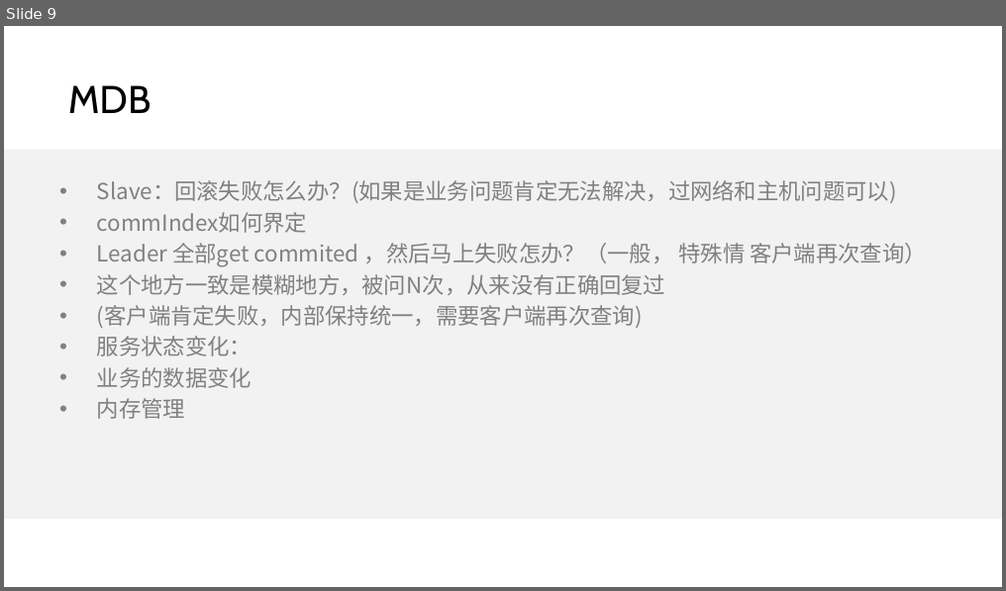
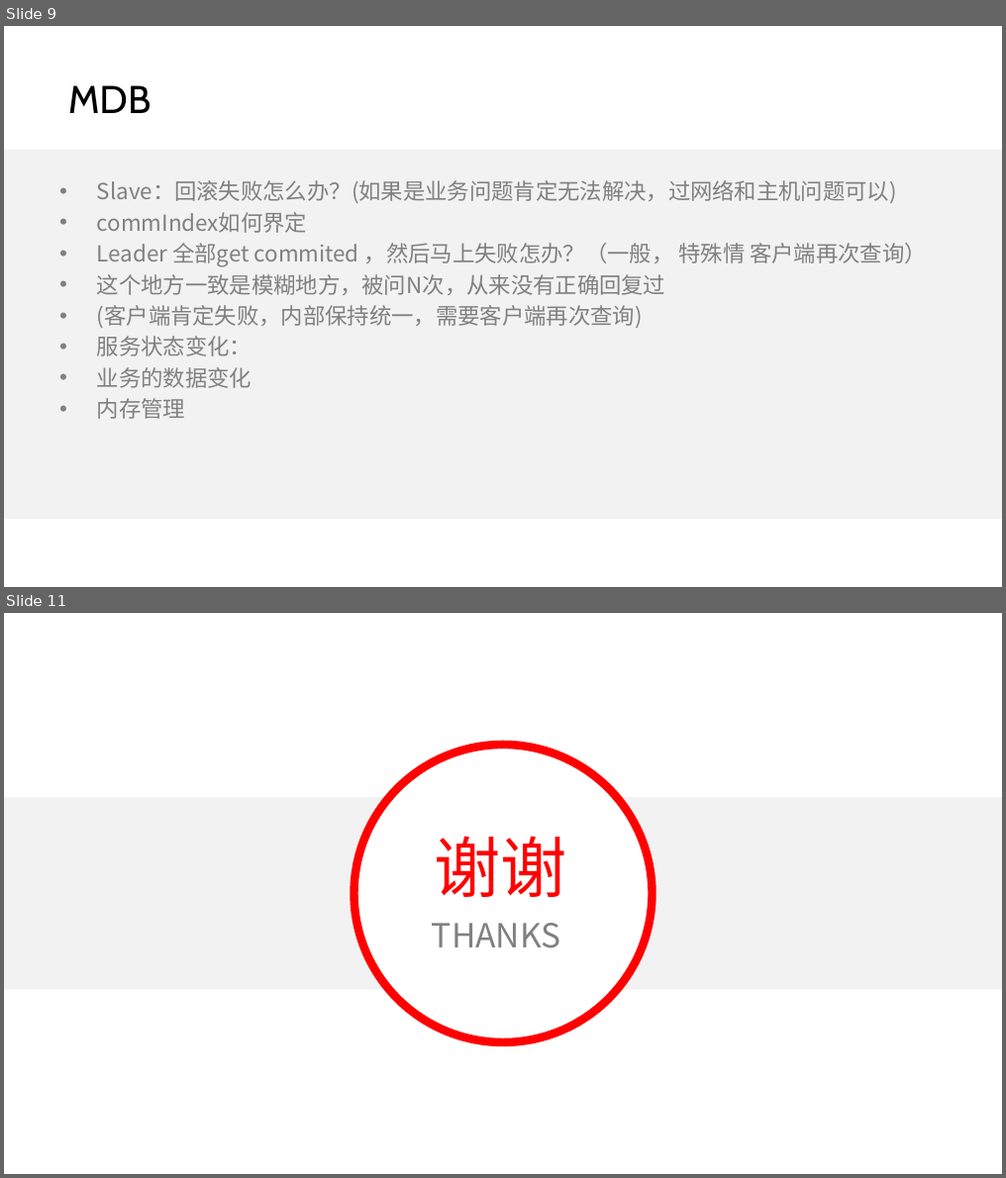
Before and after one commit to wangcy6/weekly, a slide deck: KM/ppt/项目管理_201912.pptx. Shown one above the other, each under a label of ours: slide 9 before the commit, slides 9 and 11 after it; the slides between them are not shown. The pictures are 1006x591 and 1006x1178 pixels, drawn with LibreOffice and Linux fonts; fonts in the diff are those of the drawing; background and template pictures are left out. Boxes give left, top, right and bottom in pixels: in the first picture for what was removed or moved away, otherwise in the second. Text is boxed around its words. In the diff, an @@ line names an element or a change of style, - is before the commit and + after.

```diff
--- a/KM/ppt/项目管理_201912.pptx
+++ b/KM/ppt/项目管理_201912.pptx
@@ slide 11 added at [4,613,1002,1174], background #CCE8CF @@
@@ ellipse added at [354,745,652,1043], fill #FFFFFF, outline #FF0000 6 pt @@
@@ rectangle added at [4,797,1002,990], fill #F2F2F2 @@
@@ text added at [434,836,566,897], 48 pt, text #FF0000 @@
+谢谢
@@ text added at [432,923,561,949], 24 pt, text #44964D @@
+THANKS
```
Also in this commit, not shown: 9 other slides changed, 1 slide removed, 1 other file.
